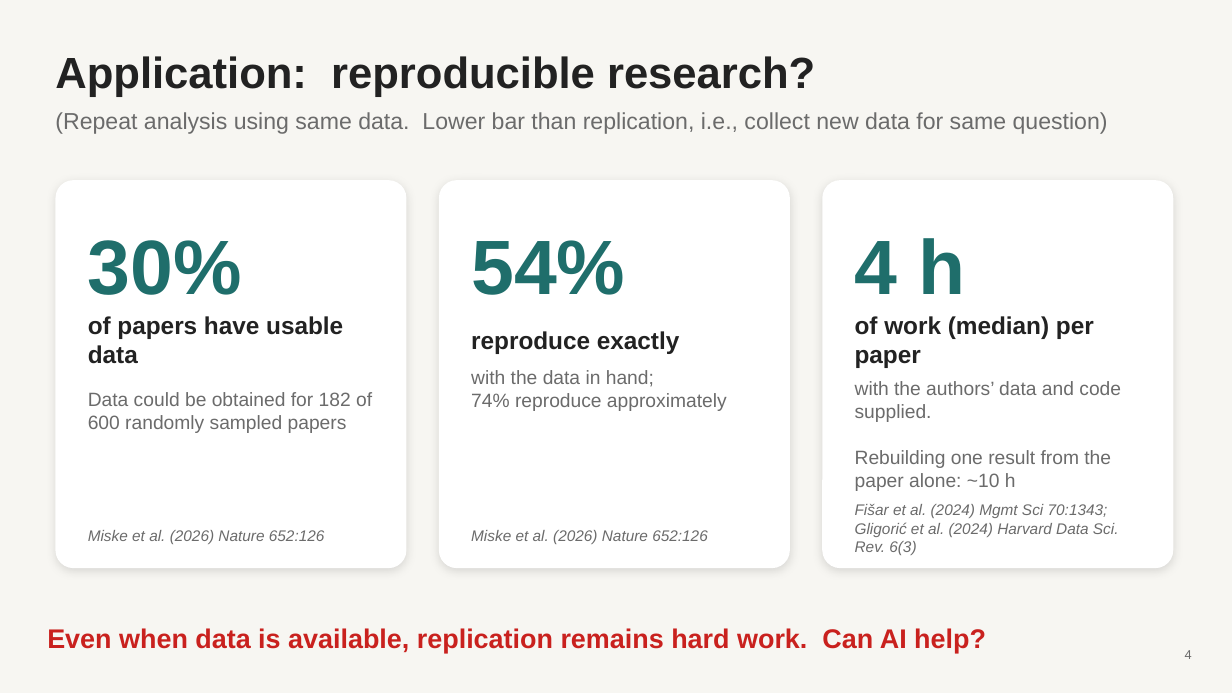
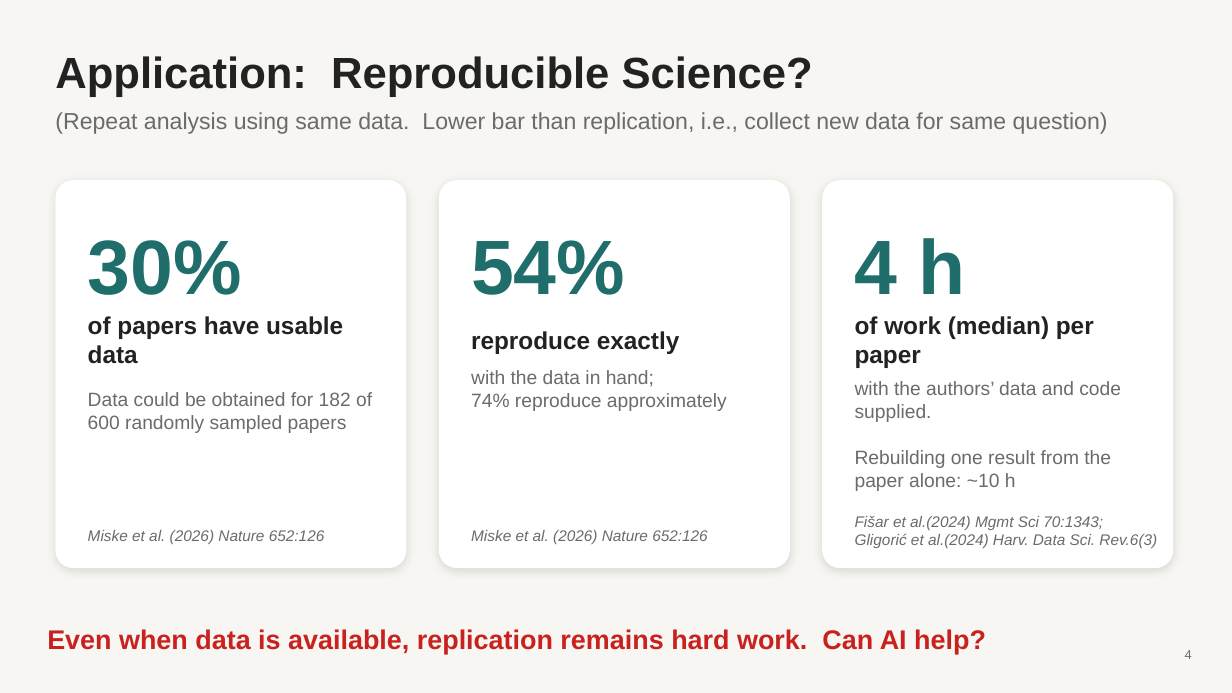
Before and after one commit to luntergroup/health-in-context-agents-workshop, a slide deck: slide 4 of material/intro-slides/reproducible_science.pptx. Drawn at 1232x693 pixels with LibreOffice and Linux fonts; fonts in the diff are those of the drawing. Boxes give left, top, right and bottom in pixels: in the first picture for what was removed or moved away, otherwise in the second. Text is boxed around its words. In the diff, an @@ line names an element or a change of style, - is before the commit and + after.

Commit message:
{GL} last tweak

```diff
--- a/material/intro-slides/reproducible_science.pptx
+++ b/material/intro-slides/reproducible_science.pptx
@@ title at box(55, 56, 813, 97): text changed @@
-Application: reproducible research?
+Application: Reproducible Science?
@@ text at box(855, 516, 1157, 548): text changed @@
-Fišar et al. (2024) Mgmt Sci 70:1343;
-Gligorić et al. (2024) Harvard Data Sci. Rev. 6(3)
+Fišar et al.(2024) Mgmt Sci 70:1343;
+Gligorić et al.(2024) Harv. Data Sci. Rev.6(3)
```
Also in this commit, not shown: 5 other slides changed.
